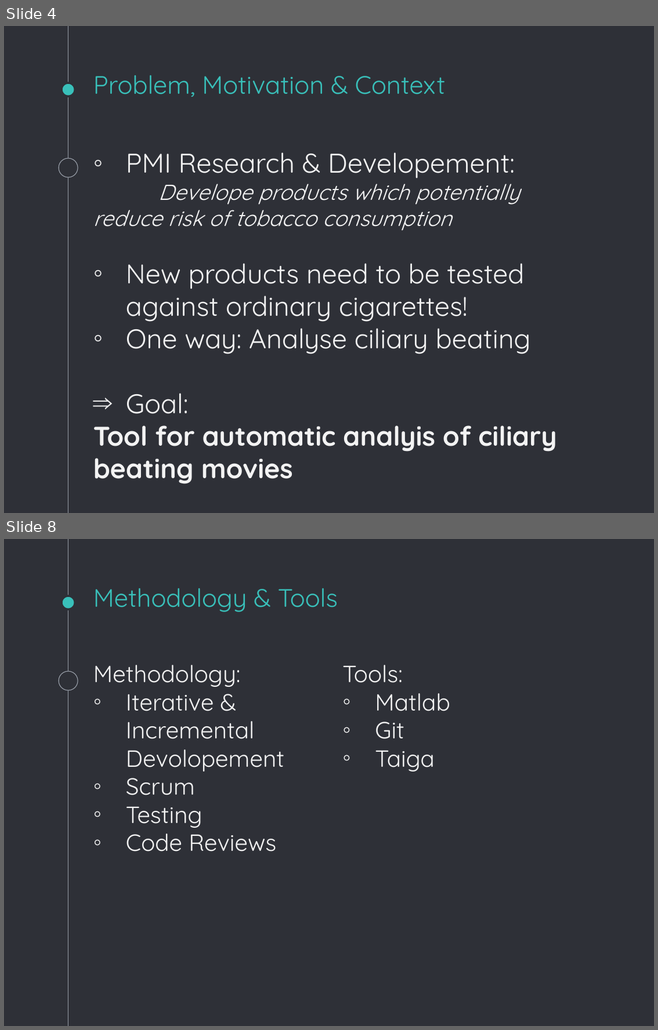
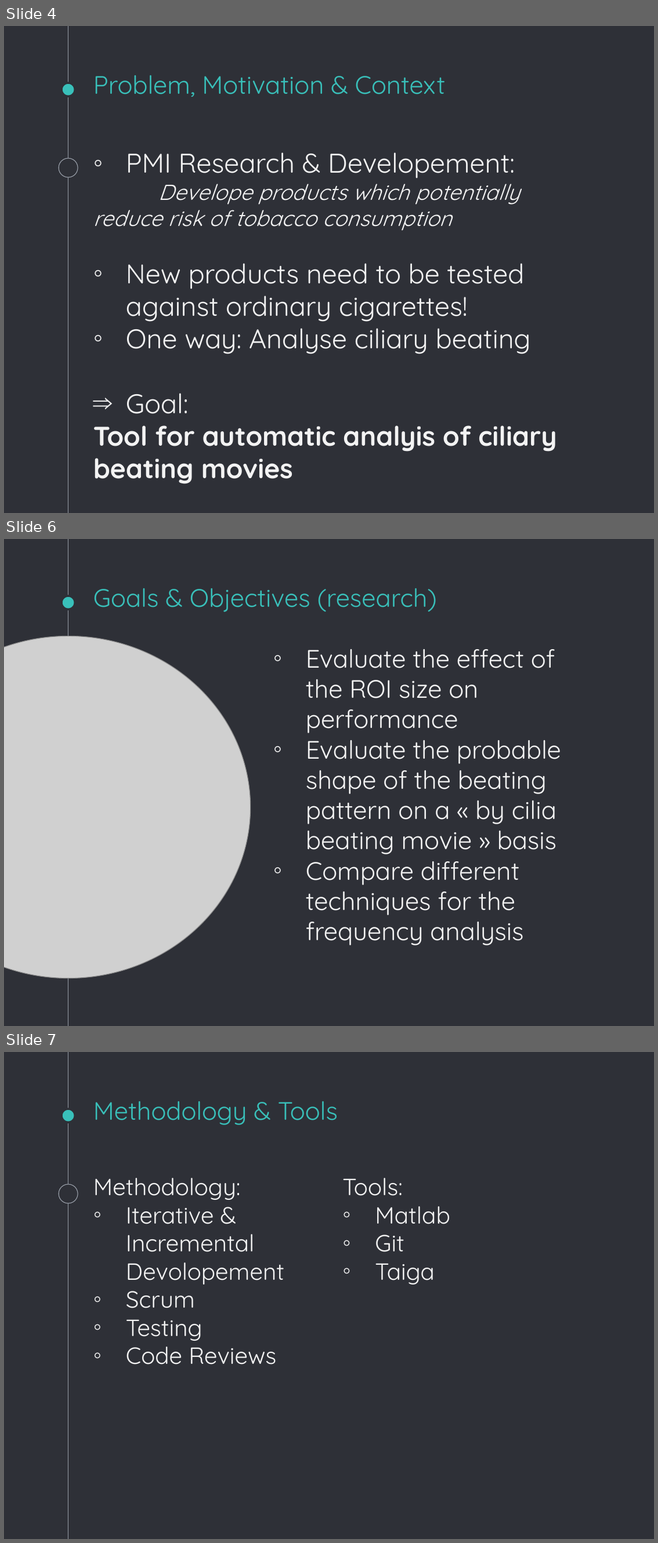
Before and after one commit to SimuJenni/RD-project, a slide deck: doc/initial-plan.pptx. Shown one above the other, each under a label of ours: slides 4 and 8 before the commit, slides 4, 6 and 7 after it; the slides between them are not shown. The pictures are 658x1030 and 658x1543 pixels, drawn with LibreOffice and Linux fonts; fonts in the diff are those of the drawing; grey boxes stand for pictures. Boxes give left, top, right and bottom in pixels: in the first picture for what was removed or moved away, otherwise in the second. Text is boxed around its words. In the diff, an @@ line names an element or a change of style, - is before the commit and + after.

```diff
--- a/doc/initial-plan.pptx
+++ b/doc/initial-plan.pptx
@@ slide 6 added at (4, 539, 654, 1026), background #2E3037; not listed: 3 template elements that a slide beside it also shows @@
@@ title added at (93, 588, 437, 612), 28 pt, text #39C0BA @@
+Goals & Objectives (research)
@@ picture added at (4, 636, 250, 978) @@
@@ text added at (306, 649, 561, 946), 28 pt, text #F3F3F3 @@
+◦ Evaluate the effect of the ROI size on performance
+◦ Evaluate the probable shape of the beating pattern on a « by cilia beating movie » basis
+◦ Compare different techniques for the frequency analysis
@@ what was slide 8 is now slide 7 @@
```
Also in this commit, not shown: 5 slides changed, 2 slides removed.
